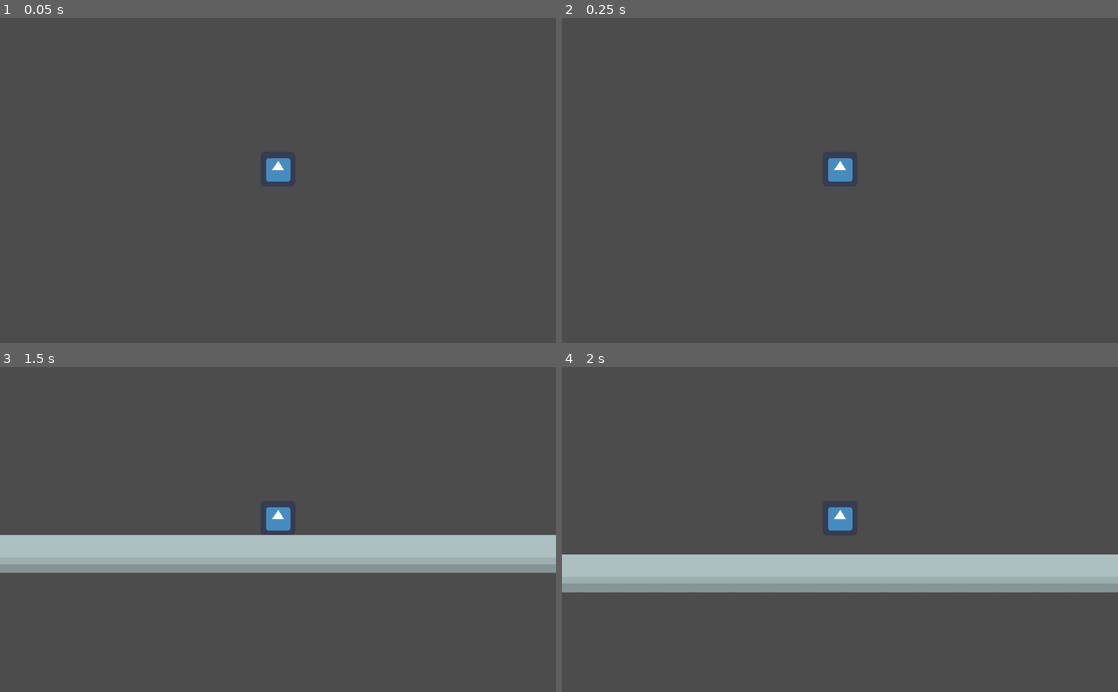
Above: before the commit, frames 1-4 (two rows, left to right).
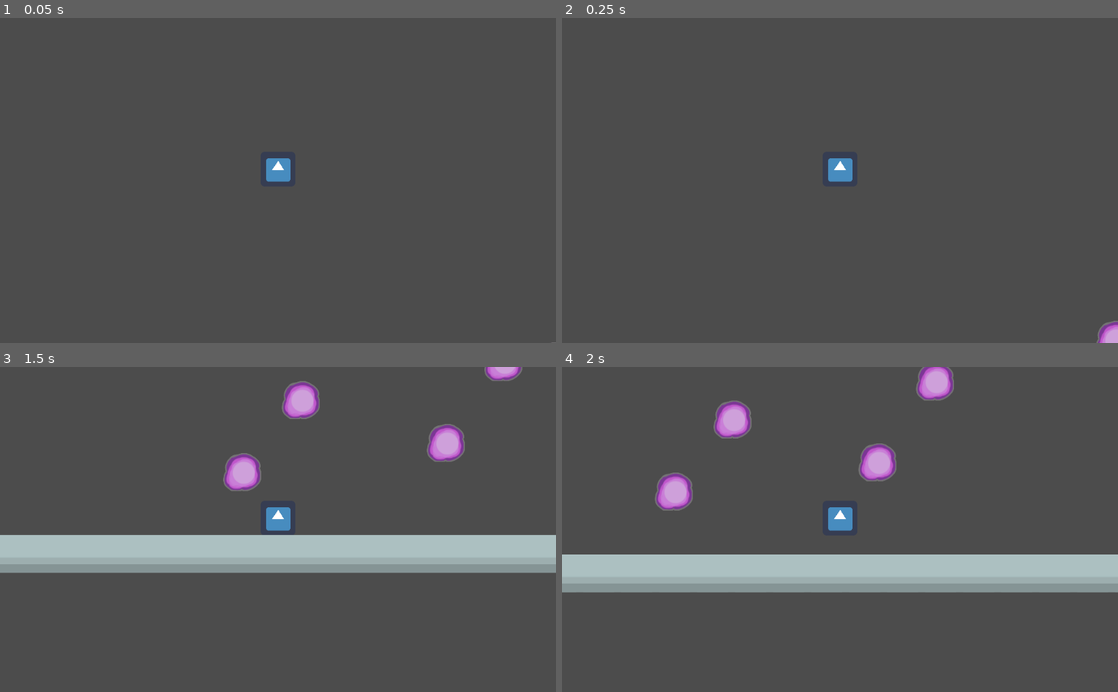
Above: after the commit, the same moments.

Repository: benpm/ldjam52
Game: Godot game, scene res://scenes/main.tscn
Two runs of this game, one before a commit and one after it. Both use one fixed random seed, a clock stepped at 60 frames per second and the inputs below. The engine's default icon, where the game draws it, is replaced by a stand-in: a white triangle on a blue panel in a dark square.
Inputs (mouse positions are in pixels of both pictures, inside the frame that each line leads up to):
- Up to frame 1 (0.05 s): no input
- Up to frame 2 (0.25 s): no input
- Up to frame 3 (1.5 s): move the mouse to (400, 513) at 0.52 s; hold Right mouse button (action) 0.53-1.28 s; hold Right (right) from 0.53 s (still down); tap Up (jump) at 0.77 s; move the mouse to (166, 545) at 1.27 s; right-click (166, 545) at 1.35 s
- Up to frame 4 (2 s): keep holding Right (right); tap Up (jump) at 1.52 s

The runs differ from the first frame. In frame 1, less than 0.1% of the frame differs, in the area x 99-100%, y 99-100%; in frame 2, 0.2%; in frame 3, 2.2%; in frame 4, 2.6%, in the area x 16-71%, y 0-45%.

Commit message:
dream catching

Diff:
--- a/Dream.gd
+++ b/Dream.gd
@@ -6,9 +6,11 @@
 # The distance at which the object will start floating away
 var float_distance = 100
 
+onready var shape: Shape2D = $CollisionShape2D.shape
+onready var player = $"/root/scene/player"
+
 func _physics_process(delta):
 	# Get the distance between the player and this object
-	var player = get_node("/root/Player")
 	var distance = position.distance_to(player.position)
 
 	# If the player is within the float distance, float away
--- a/objects/Dream.tscn
+++ b/objects/Dream.tscn
@@ -14,8 +14,10 @@
 [sub_resource type="CircleShape2D" id=2]
 radius = 37.0
 
-[node name="Dream" type="RigidBody2D"]
+[node name="Dream" type="RigidBody2D" groups=["dream"]]
 collision_layer = 0
+mode = 3
+gravity_scale = 0.0
 script = ExtResource( 1 )
 
 [node name="AnimatedSprite" type="AnimatedSprite" parent="."]
--- a/scenes/main.tscn
+++ b/scenes/main.tscn
@@ -1,9 +1,10 @@
-[gd_scene load_steps=8 format=2]
+[gd_scene load_steps=9 format=2]
 
 [ext_resource path="res://objects/player.tscn" type="PackedScene" id=1]
 [ext_resource path="res://scripts/camera.gd" type="Script" id=2]
 [ext_resource path="res://objects/Nightmare.tscn" type="PackedScene" id=3]
 [ext_resource path="res://sprites/building_tiles.png" type="Texture" id=4]
+[ext_resource path="res://objects/Dream.tscn" type="PackedScene" id=5]
 
 [sub_resource type="ConvexPolygonShape2D" id=8]
 points = PoolVector2Array( 0, 0, 70, 0, 70, 70, 0, 70 )
@@ -64,3 +65,18 @@
 [node name="camera" type="Camera2D" parent="."]
 current = true
 script = ExtResource( 2 )
+
+[node name="Dream" parent="." instance=ExtResource( 5 )]
+position = Vector2( 506, 336 )
+
+[node name="Dream2" parent="." instance=ExtResource( 5 )]
+position = Vector2( 765, 670 )
+
+[node name="Dream3" parent="." instance=ExtResource( 5 )]
+position = Vector2( 498, 591 )
+
+[node name="Dream4" parent="." instance=ExtResource( 5 )]
+position = Vector2( 871, 521 )
+
+[node name="Dream5" parent="." instance=ExtResource( 5 )]
+position = Vector2( 390, 724 )
--- a/scripts/player.gd
+++ b/scripts/player.gd
@@ -69,20 +69,54 @@
 	# if position.y > maxy:
 	# 	death()
 
+	# Check if catcher line intersect with itself
+	var intersection = false
+	if not catching:
+		for i in range(catcher_line.points.size() - 1):
+			var a1 = catcher_line.points[i]
+			var a2 = catcher_line.points[i + 1]
+			for j in range(i + 2, catcher_line.points.size() - 1):
+				var b1 = catcher_line.points[j]
+				var b2 = catcher_line.points[j + 1]
+				var d = Geometry.segment_intersects_segment_2d(a1, a2, b1, b2)
+				if d != null:
+					intersection = true
+					break
+			if intersection:
+				Input.action_release("action")
+				catching = false
+				catcher_line.clear_points()
+				break
+
 	# Draw dreamcatcher path
-	if Input.is_action_pressed("action") or catching:
+	if not intersection and Input.is_action_pressed("action") or catching:
 		var mouse = get_global_mouse_position()
+
 		var pts = catcher_line.points.size()
+		# Set catcher point to mouse if no points exist
 		if pts == 0:
 			catcher_point = mouse
+		# Add new points for line as mouse is dragged
 		if pts == 0 or catcher_point.distance_to(catcher_line.points[pts - 1]) > 10:
 			catcher_line.add_point(catcher_point)
+
+		# Check if distance to first point is close enough to close loop
 		if (pts > 5 and catcher_point.distance_to(catcher_line.points[0]) < 25) or catching:
+			# Slide catcher point to first point to close loop
 			catcher_point = lerp(catcher_point, catcher_line.points[0], catcher_point_speed)
 			catching = true
+			# Catching is done when catcher point is close enough to first point
 			if catcher_point.distance_to(catcher_line.points[0]) < 1:
+				# Catch all dreams inside catcher line
+				for d in get_tree().get_nodes_in_group("dream"):
+					if Geometry.is_point_in_polygon(d.position, catcher_line.points):
+						d.get_parent().remove_child(d)
+						dream += 1
+				print(dream)
+
 				catcher_line.clear_points()
 				catching = false
+				Input.action_release("action")
 		else:
 			catcher_point = lerp(catcher_point, mouse, catcher_point_speed)
 	elif Input.is_action_just_released("action"):
